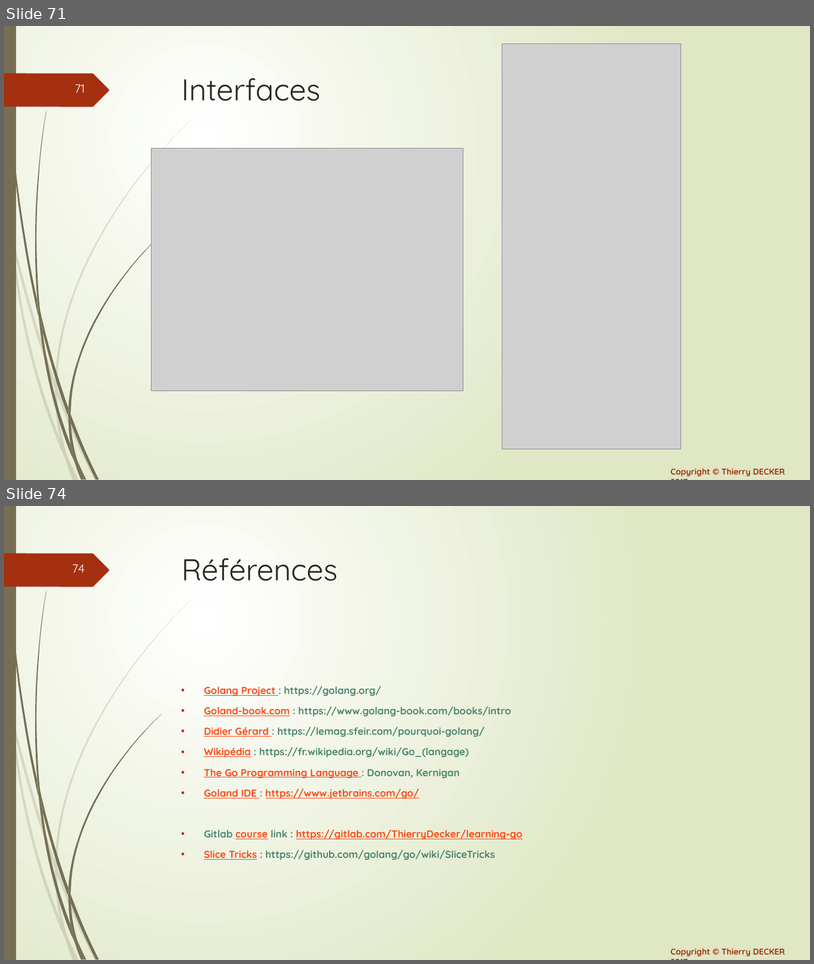
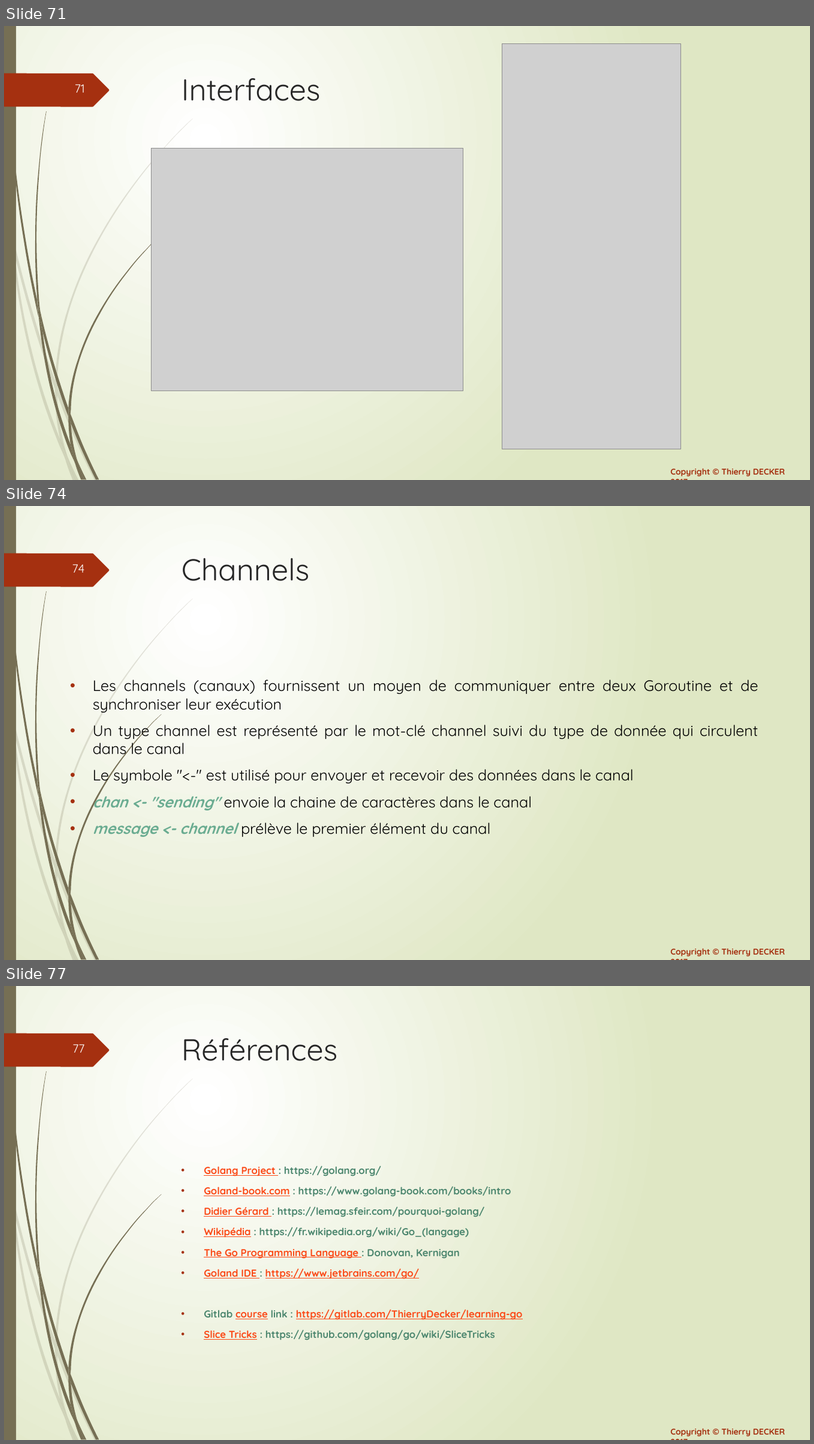
Before and after one commit to thierrydecker/learning-go, a slide deck: documentations/learning-go.pptx. Shown one above the other, each under a label of ours: slides 71 and 74 before the commit, slides 71, 74 and 77 after it; the slides between them are not shown. The pictures are 814x964 and 814x1444 pixels, drawn with LibreOffice and Linux fonts; fonts in the diff are those of the drawing; grey boxes stand for pictures. Boxes give left, top, right and bottom in pixels: in the first picture for what was removed or moved away, otherwise in the second. Text is boxed around its words. In the diff, an @@ line names an element or a change of style, - is before the commit and + after.

Commit message:
Added channels documentation

```diff
--- a/documentations/learning-go.pptx
+++ b/documentations/learning-go.pptx
@@ slide 74 added at [4, 506, 810, 960], background gradient #FFFFFF to #DFE8C4; not listed: 26 template elements that a slide beside it also shows @@
@@ title added at [182, 558, 309, 581], 36 pt, text #262626 @@
+Channels
@@ text added at [93, 679, 758, 837], 18 pt, text #000000 @@
+• Les channels (canaux) fournissent un moyen de communiquer entre deux Goroutine et de synchroniser leur exécution
+• Un type channel est représenté par le mot-clé channel suivi du type de donnée qui circulent dans le canal
+• Le symbole "<-" est utilisé pour envoyer et recevoir des données dans le canal
+• chan <- "sending" envoie la chaine de caractères dans le canal
+• message <- channel prélève le premier élément du canal
@@ what was slide 74 is now slide 77 @@
@@ page number at [72, 1044, 84, 1053]: text changed @@
-74
+77
```
Also in this commit, not shown: 1 slide changed, 3 other slides added, 1 slide removed, 1 other file.
